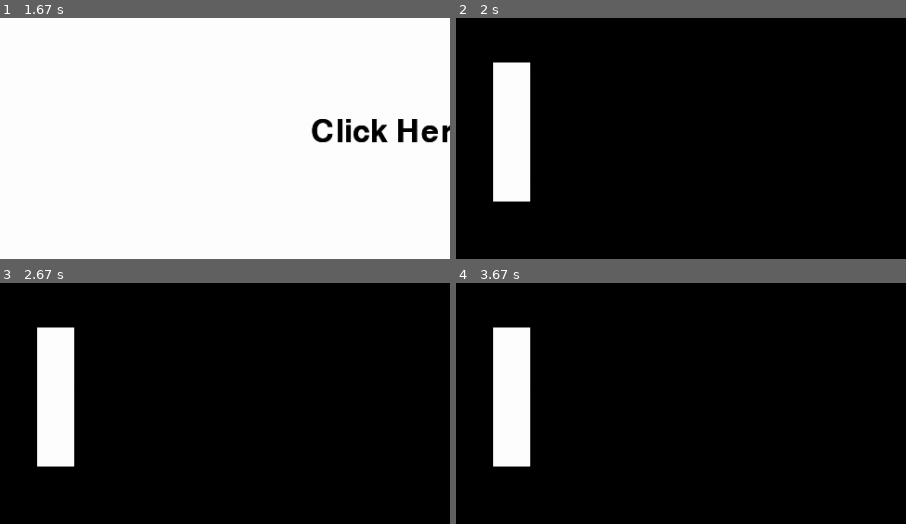
Above: before the commit, frames 1-4 (two rows, left to right).
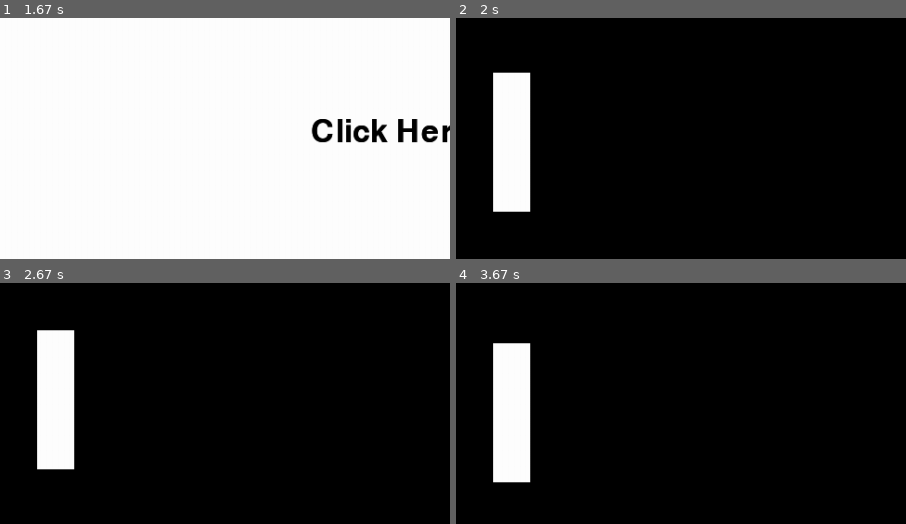
Above: after the commit, the same moments.

Repository: mayaborkar/SMHS-GirlsWhoCode
Game: pygame game, started from pongFINAL.py
Two runs of this game, one before a commit and one after it. Both use one fixed random seed, a clock stepped at 60 frames per second and the inputs below.
Inputs (mouse positions are % of the whole screen's width and height, from its top left):
- Up to frame 1 (1.67 s): click (50, 50) at 0.38 s
- Up to frame 2 (2 s): hold Down from 1.67 s (still down)
- Up to frame 3 (2.67 s): release Down at 2.13 s; hold Up 2.17-2.53 s; hold Down from 2.57 s (still down)
- Up to frame 4 (3.67 s): release Down at 2.93 s; hold Up 2.97-3.27 s; hold Down 3.3-3.6 s; hold Up from 3.63 s (still down)
The pictures show only the part of the screen within x 0-50%, y 26-76%; the shares and areas given below are measured in that part.

Frame 1 is identical in both runs. In frame 2, 0.8% of the frame differs, in the area x 8-17%, y 18-81%; in frame 3, 0.3%; in frame 4, 1.2%, in the area x 8-17%, y 18-83%.

Commit message:
Lesson 1-2.3 - Hello World; Basic pygame show image

Diff:
--- a/pongFINAL.py
+++ b/pongFINAL.py
@@ -80,6 +80,9 @@
         cur_time = pygame.time.get_ticks()
         if ((cur_time - beg_time) % 1000) < 500:
             screen.blit(sub_title, sub_titlepos)
+
+            # pygame.display.flip()
+
         for event in pygame.event.get():
             if event.type == pygame.QUIT:
                 sys.exit()
@@ -103,9 +106,17 @@
                     p1_up = False
                     p1_down = True
                 if event.key == pygame.K_UP:
+                    # remove p1 to make this a two players
+                    p1_up = True
+                    p1_down = False
+                    # remove p1 to make this a two players
                     p2_up = True
                     p2_down = False
                 elif event.key == pygame.K_DOWN:
+                    # remove p1 to make this a two players
+                    p1_up = False
+                    p1_down = True
+                    # remove p1 to make this a two players
                     p2_up = False
                     p2_down = True
             if event.type == pygame.KEYUP:
